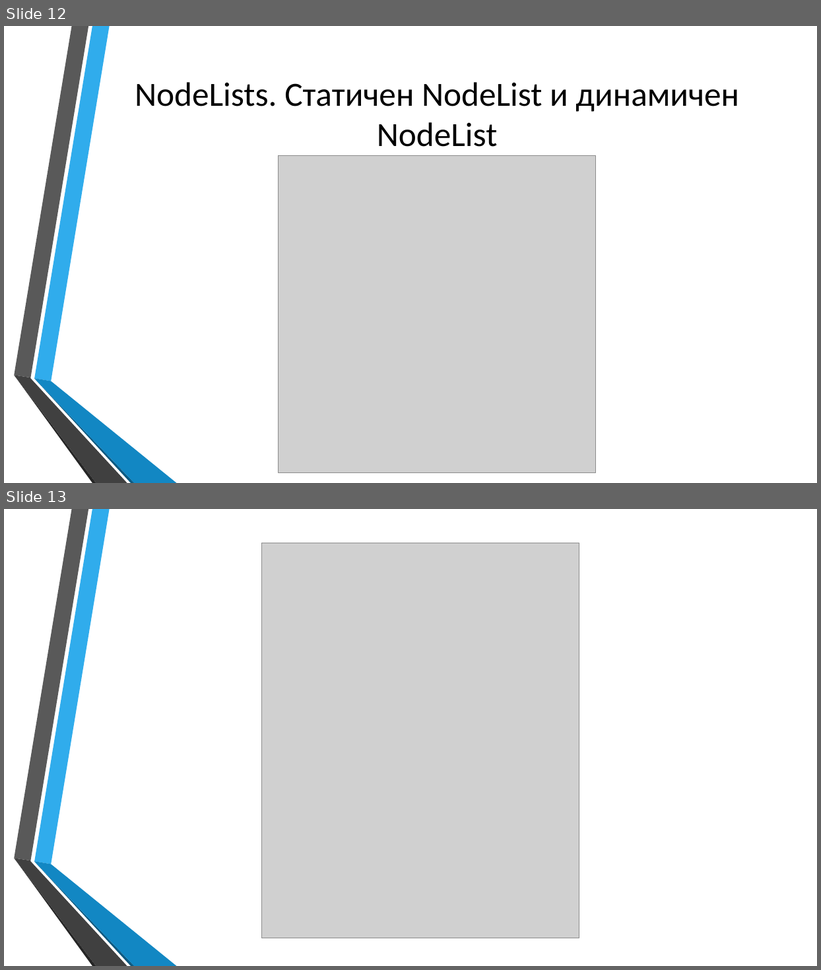
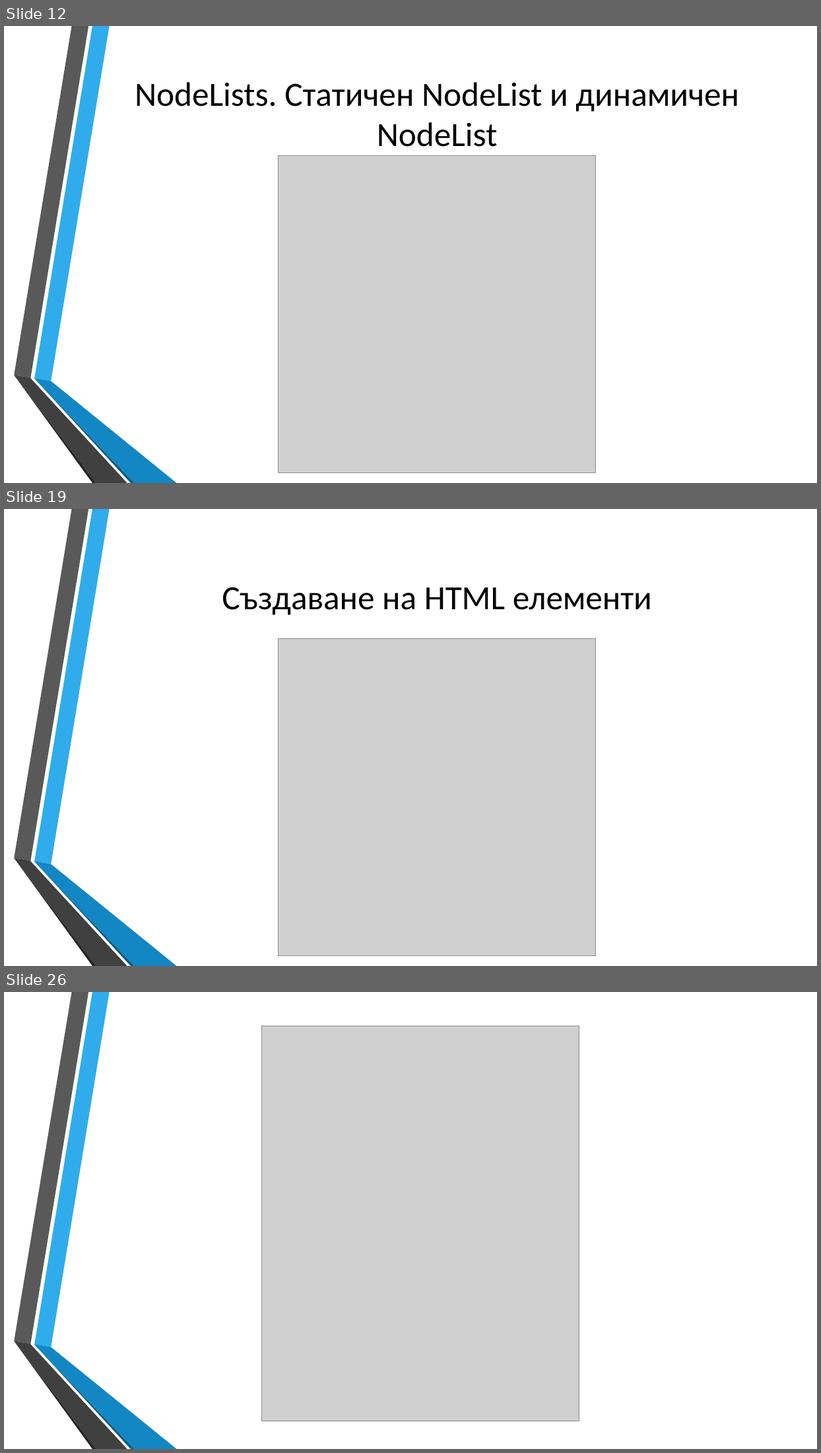
Before and after one commit to dnmitev/IT-Academy, a slide deck: JS Fundamentals/9.DOM&CSS/DOM&CSS.pptx. Shown one above the other, each under a label of ours: slides 12 and 13 before the commit, slides 12, 19 and 26 after it; the slides between them are not shown. The pictures are 821x970 and 821x1453 pixels, drawn with LibreOffice and Linux fonts; fonts in the diff are those of the drawing; grey boxes stand for pictures; background and template pictures are left out. Boxes give left, top, right and bottom in pixels: in the first picture for what was removed or moved away, otherwise in the second. Text is boxed around its words. In the diff, an @@ line names an element or a change of style, - is before the commit and + after.

```diff
--- a/JS Fundamentals/9.DOM&CSS/DOM&CSS.pptx
+++ b/JS Fundamentals/9.DOM&CSS/DOM&CSS.pptx
@@ slide 19 added at (x1=4, y1=509, x2=817, y2=966), background picture (left out); not listed: 6 template elements that a slide beside it also shows @@
@@ title added at (x1=222, y1=587, x2=652, y2=615), 40 pt, text #000000 @@
+Създаване на HTML елементи
@@ picture added at (x1=279, y1=639, x2=596, y2=956) @@
@@ what was slide 13 is now slide 26 @@
```
Also in this commit, not shown: 1 slide changed, 12 other slides added, 9 other files.
